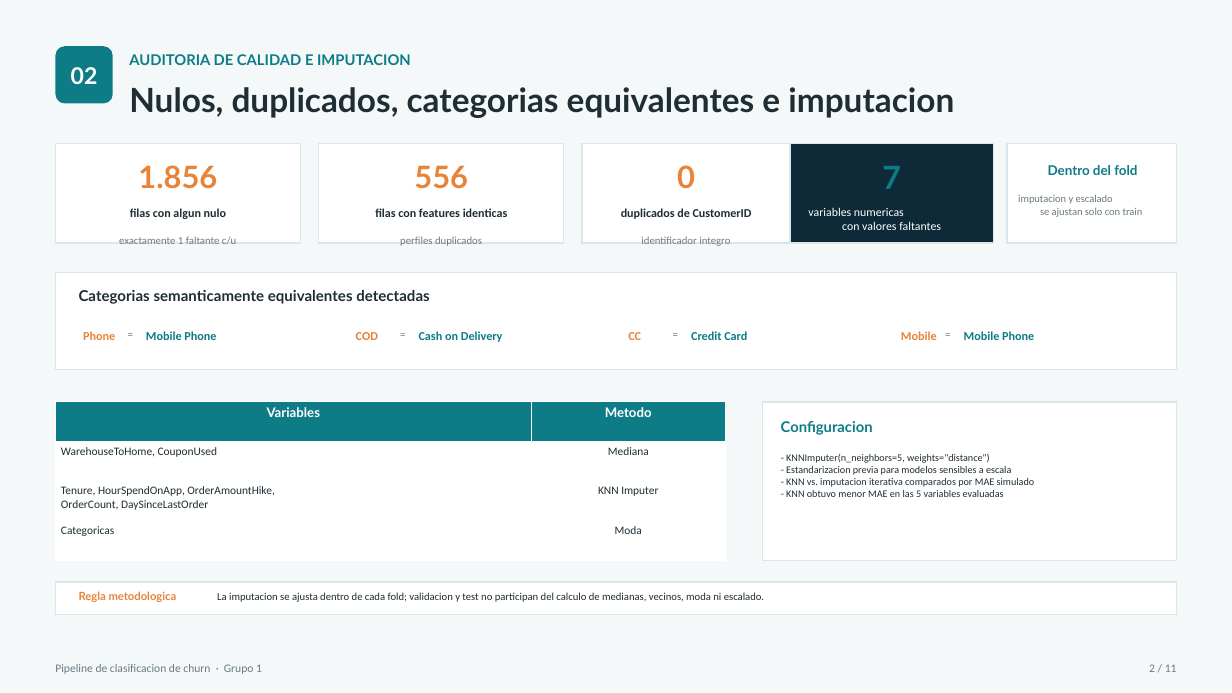
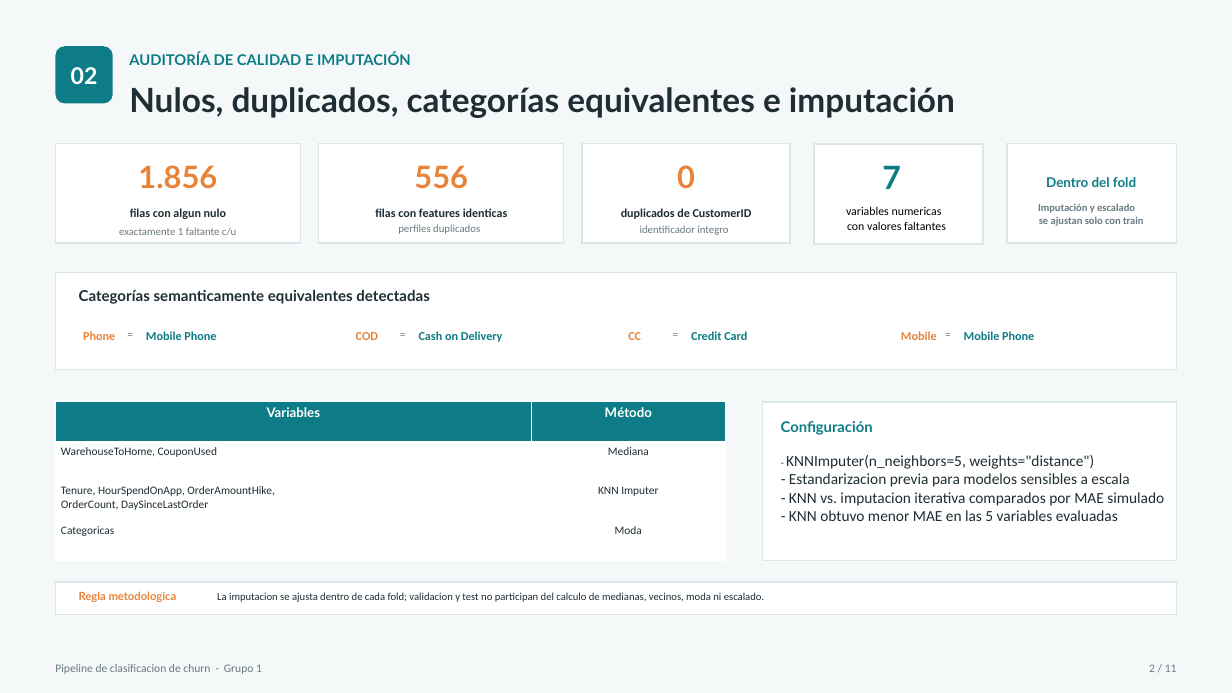
Before and after one commit to FelipeTamaki/TP_IA_aplicada_a_negocios_churn_Grupo1, a slide deck: slide 3 of presentacion_tecnica_churn.pptx. Drawn at 1232x693 pixels with LibreOffice and Linux fonts; fonts in the diff are those of the drawing. Boxes give left, top, right and bottom in pixels: in the first picture for what was removed or moved away, otherwise in the second. Text is boxed around its words. In the diff, an @@ line names an element or a change of style, - is before the commit and + after.

```diff
--- a/presentacion_tecnica_churn.pptx
+++ b/presentacion_tecnica_churn.pptx
@@ text at (x1=129, y1=51, x2=411, y2=65): text changed @@
-AUDITORIA DE CALIDAD E IMPUTACION
+AUDITORÍA DE CALIDAD E IMPUTACIÓN
@@ text at (x1=129, y1=87, x2=955, y2=118): text changed @@
-Nulos, duplicados, categorias equivalentes e imputacion
+Nulos, duplicados, categorías equivalentes e imputación
@@ rectangle resized from (x1=790, y1=143, x2=994, y2=243) to (x1=814, y1=144, x2=983, y2=244) @@
@@ rectangle at (x1=814, y1=144, x2=983, y2=244): fill #0E2A38 to #FFFFFF @@
@@ text "Dentro del fold" moved from (x1=1048, y1=165, x2=1137, y2=175) to (x1=1046, y1=177, x2=1136, y2=187) @@
@@ text "variables numericas con valores faltantes" moved from (x1=808, y1=207, x2=941, y2=230) to (x1=846, y1=206, x2=946, y2=230) @@
@@ text "variables numericas con valores faltantes" at (x1=846, y1=206, x2=946, y2=230): text colour #FFFFFF to #000000 @@
@@ text at (x1=1038, y1=203, x2=1144, y2=226): text changed; bold on @@
-imputacion y escalado
-se ajustan solo con train
+Imputación y escalado
+se ajustan solo con train
@@ 3 texts moved together from (x1=119, y1=236, x2=730, y2=246) to (x1=119, y1=224, x2=728, y2=235) @@
@@ text at (x1=79, y1=290, x2=429, y2=304): text changed @@
-Categorias semanticamente equivalentes detectadas
+Categorías semanticamente equivalentes detectadas
@@ table at (x1=55, y1=402, x2=726, y2=561) @@
-row 1, column 2: Metodo
+row 1, column 2: Método
@@ text at (x1=781, y1=421, x2=873, y2=435): text changed @@
-Configuracion
+Configuración
@@ text "- KNNImputer(n_neighbors=5, weights="distance") - Estandariz ..." at (x1=786, y1=455, x2=1164, y2=521): size 7.9 to 12 pt @@
```
Also in this commit, not shown: 9 other slides changed, 1 slide removed.
